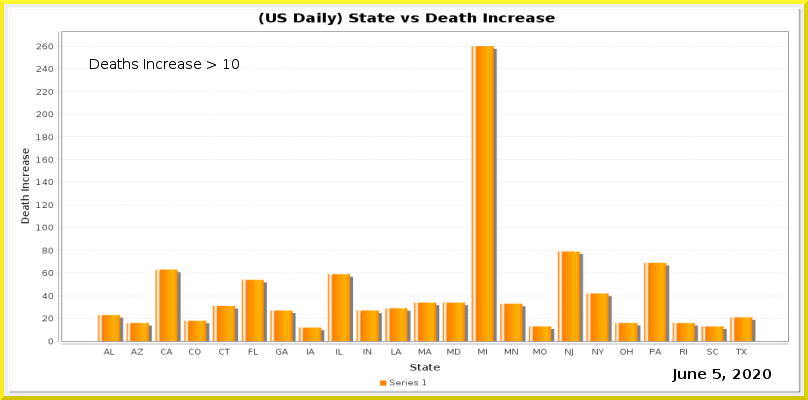
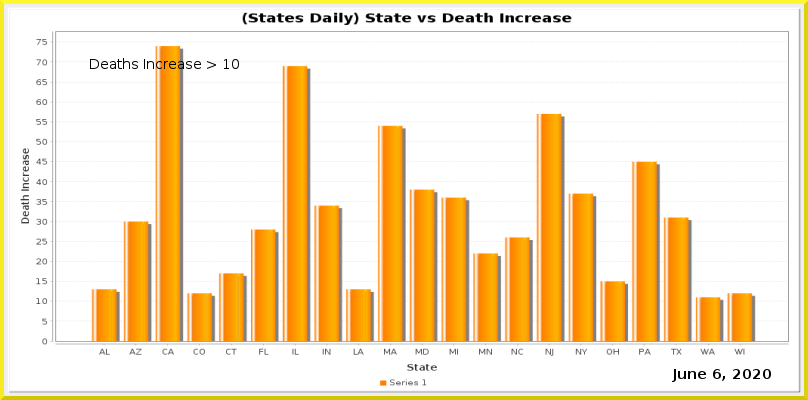
Revision of a layered 808 x 400 image; what changed, layer by layer:
painted on "Current Date" over [713, 369, 721, 379]
painted on "Date_vs_TestIncrease.png" over [36, 12, 789, 371]
